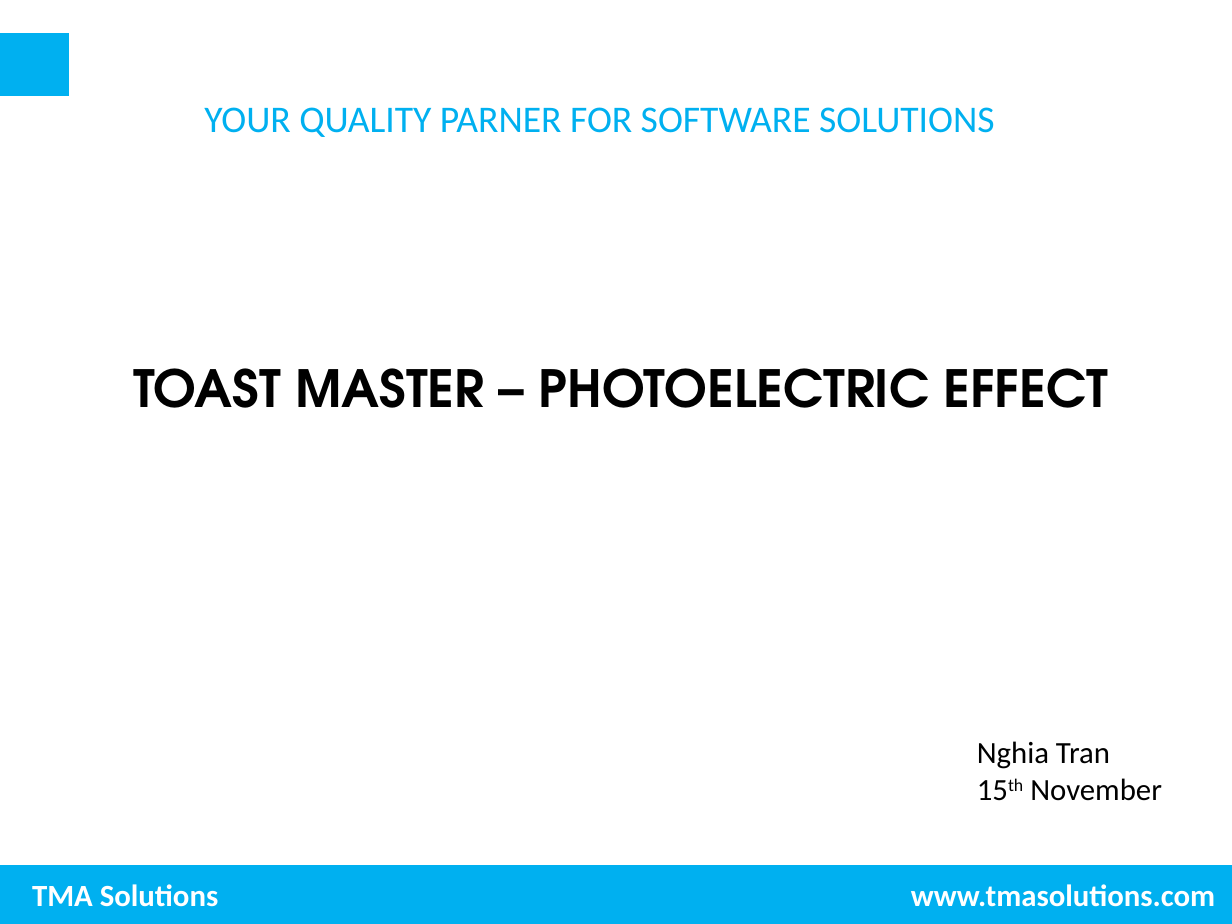
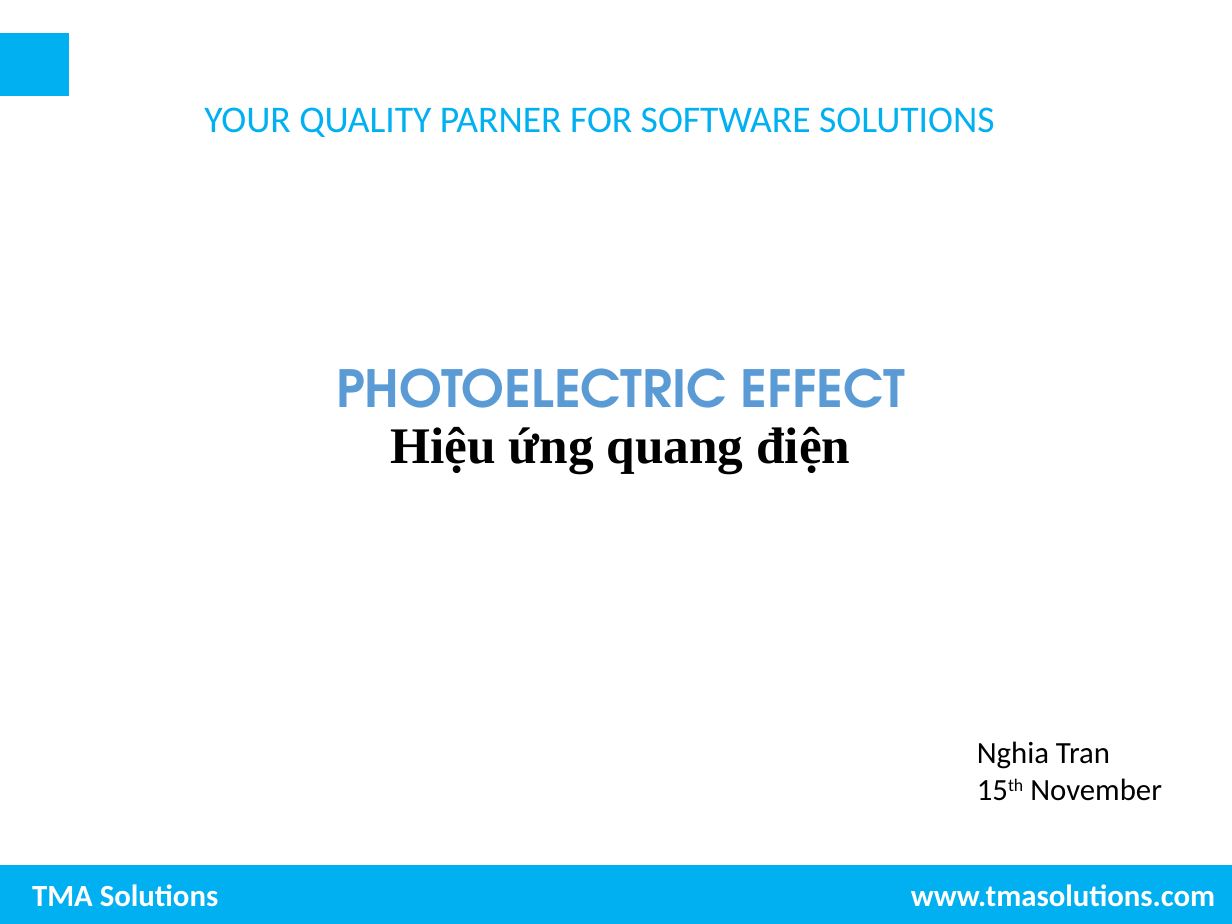
Before and after one commit to trungnghia2009/MachineLearning, a slide deck: slide 1 of Photoelectric effect.pptx. Drawn at 1232x924 pixels with LibreOffice and Linux fonts; fonts in the diff are those of the drawing; background and template pictures are left out. Boxes give left, top, right and bottom in pixels: in the first picture for what was removed or moved away, otherwise in the second. Text is boxed around its words. In the diff, an @@ line names an element or a change of style, - is before the commit and + after.

```diff
--- a/Photoelectric effect.pptx
+++ b/Photoelectric effect.pptx
@@ subtitle at [336, 368, 905, 474]: text changed; text colour #000000 to #5B9BD5 @@
-TOAST MASTER – PHOTOELECTRIC EFFECT
+PHOTOELECTRIC EFFECT
+Hiệu ứng quang điện
```
Also in this commit, not shown: 7 other slides changed.
